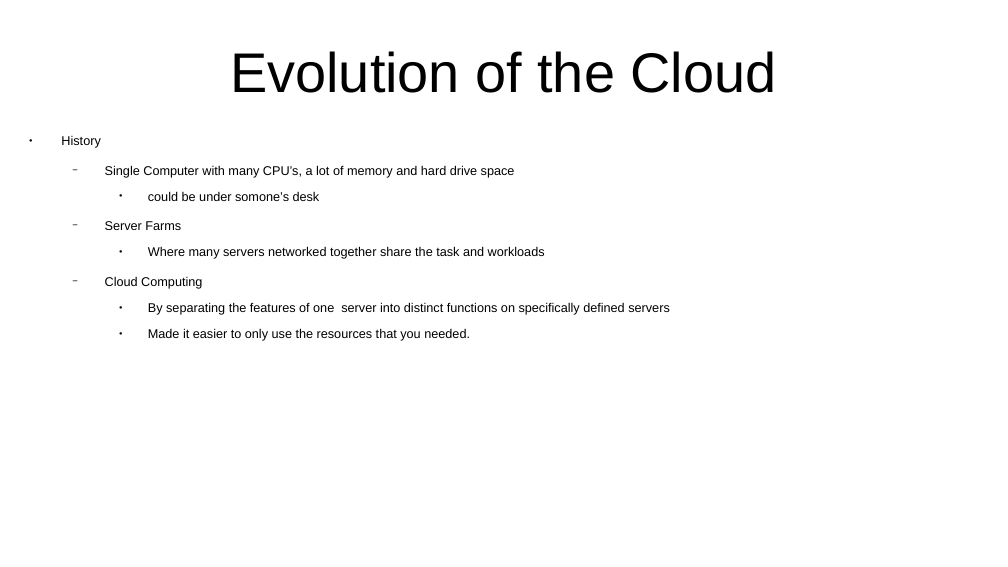
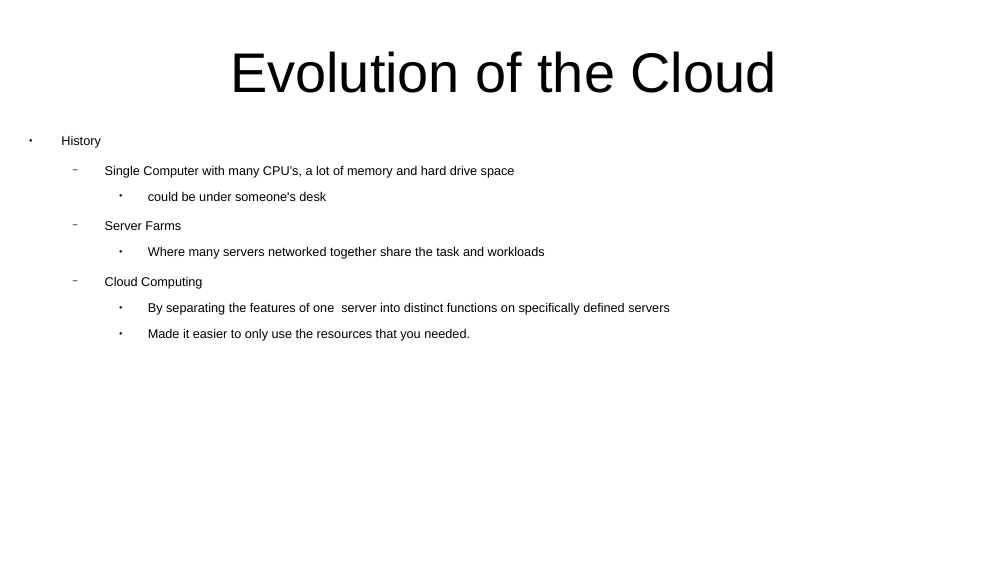
Before and after one commit to CharlesStockman/notesFromCourses, a slide deck: slide 4 of ibm/IBM -- Introduction to the Cloud.odp. Drawn at 1008x567 pixels with LibreOffice and Linux fonts; fonts in the diff are those of the drawing. Boxes give left, top, right and bottom in pixels: in the first picture for what was removed or moved away, otherwise in the second. Text is boxed around its words. In the diff, an @@ line names an element or a change of style, - is before the commit and + after.

```diff
--- a/ibm/IBM -- Introduction to the Cloud.odp
+++ b/ibm/IBM -- Introduction to the Cloud.odp
@@ text at [148, 191, 326, 201]: text changed @@
-    ● could be under somone’s desk
+    ● could be under someone's desk
```
Also in this commit, not shown: 6 other slides changed, 15 slides added, 2 slides removed.
